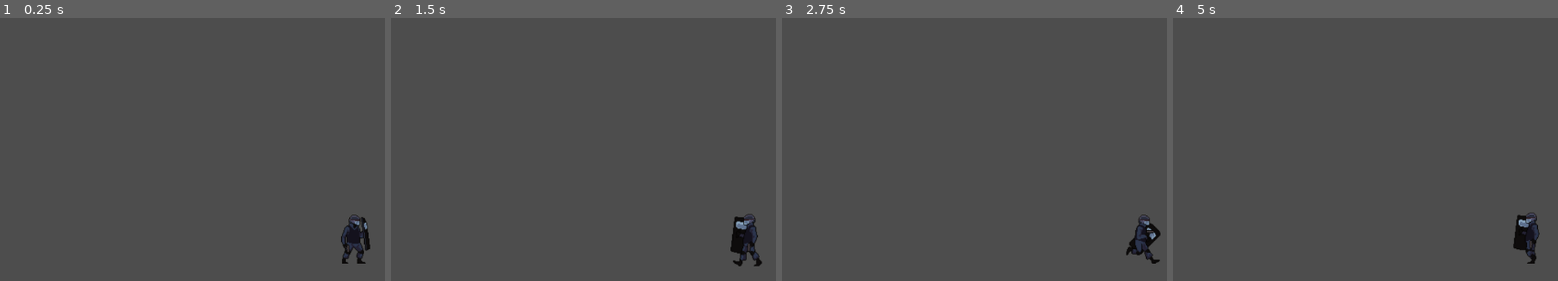
Above: before the commit, frames 1-4 (left to right).
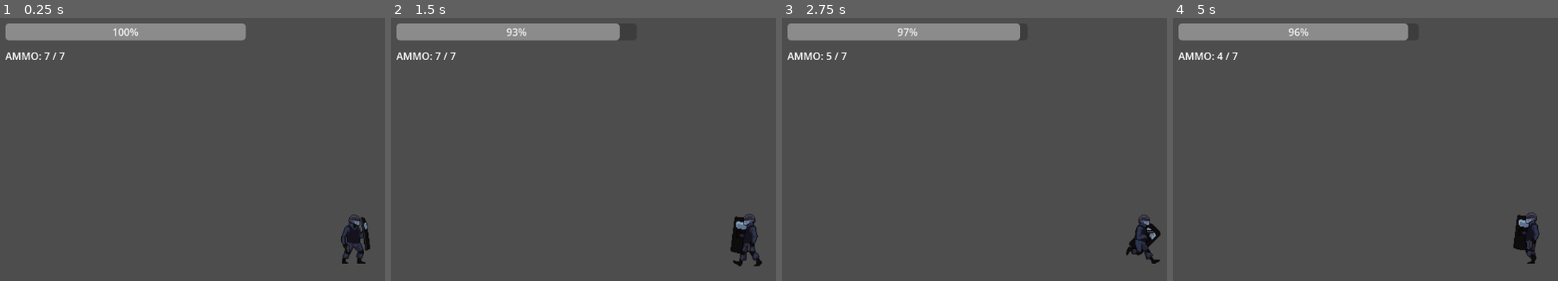
Above: after the commit, the same moments.

Repository: naufal-ramadhan/IndividualGameDev
Game: Godot game, scene res://levels/Level0.tscn
The game is run twice, just before and just after one commit, with the same random seed, the same clock (stepped at 60 frames per second) and the same inputs.
Inputs (mouse positions are in pixels of both pictures, inside the frame that each line leads up to):
- Up to frame 1 (0.25 s): no input
- Up to frame 2 (1.5 s): tap Enter at 0.5 s; move the mouse to (outside the picture) at 0.52 s; hold D (move_right) 0.53-1.28 s; hold Shift (run) 0.53-1.28 s; right-click (outside the picture) at 0.8 s; move the mouse to (602, 236) at 1.27 s; hold A (move_left) from 1.28 s (still down); right-click (602, 236) at 1.35 s
- Up to frame 3 (2.75 s): click (993, 236) at 1.55 s; move the mouse to (outside the picture) at 2.02 s; release A (move_left) at 2.03 s; hold D (move_right) from 2.03 s (still down); hold Shift (run) from 2.03 s (still down); click (outside the picture) at 2.1 s
- Up to frame 4 (5 s): move the mouse to (outside the picture) at 2.77 s; release Shift (run) at 2.78 s; tap Shift (run) at 2.85, 4.55 s; right-click (outside the picture) at 3.05 s; move the mouse to (outside the picture) at 3.52 s; release D (move_right) at 3.53 s; hold Right mouse button (shield) 3.53-4.28 s; hold A (move_left) from 3.53 s (still down); click (outside the picture) at 3.8 s; tap R (reload) at 4.15 s; move the mouse to (1311, 154) at 4.27 s; click (1311, 154) at 4.35 s

The runs differ from the first frame. In frame 1, 4.3% of the frame differs, in the area x 1-64%, y 2-16%; in frame 2, 4.0%; in frame 3, 4.2%; in frame 4, 4.1%.

Commit message:
feat: add ammo and stamina bar, and is_exhausted state.

Diff:
--- a/characters/player/Player.tscn
+++ b/characters/player/Player.tscn
@@ -514,3 +514,19 @@
 shape = SubResource("RectangleShape2D_5brr7")
 
 [node name="Muzzle" type="Marker2D" parent="." unique_id=494818935]
+
+[node name="UI" type="CanvasLayer" parent="." unique_id=18200596]
+
+[node name="AmmoLabel" type="Label" parent="UI" unique_id=1654605720]
+offset_left = 20.0
+offset_top = 60.0
+offset_right = 106.0
+offset_bottom = 83.0
+text = "AMMO: 7/7"
+
+[node name="StaminaBar" type="ProgressBar" parent="UI" unique_id=408677605]
+offset_left = 20.0
+offset_top = 20.0
+offset_right = 400.0
+offset_bottom = 47.0
+value = 100.0
--- a/characters/player/player.gd
+++ b/characters/player/player.gd
@@ -2,30 +2,33 @@
 
 # --- KONSTANTA ---
 const SPEED = 200.0
-const RUN_SPEED = 320.0 # Tambahan: Kecepatan lari
+const RUN_SPEED = 320.0
 const STAMINA_DRAIN_RATE = 20.0
-const STAMINA_DRAIN_RUN = 10.0 # Tambahan: Konsumsi stamina lari per detik
+const STAMINA_DRAIN_RUN = 10.0
 const STAMINA_REGEN_RATE = 15.0
-const MAX_AMMO = 7 # Tambahan: Maksimal peluru
+const MIN_STAMINA_RECOVERY = 30.0
+const MAX_AMMO = 7
 const ZOOM_DEFAULT = Vector2(1.2, 1.2) # Zoom normal saat jalan
 const ZOOM_SHIELD = Vector2(1.5, 1.5)  # Zoom in saat pakai tameng
 
 # --- VARIABEL STATUS ---
 var current_stamina = 100.0
-var current_ammo = MAX_AMMO # Tambahan: Peluru saat ini
+var current_ammo = MAX_AMMO
 var is_shielding = false
 var is_shooting = false
-var is_running = false # Tambahan
-var is_reloading = false # Tambahan
+var is_running = false
+var is_reloading = false
+var is_exhausted = false
 
 # --- REFERENSI NODE ---
 @onready var anim = $CharacterVisualAnimated
 @onready var shield_sensor = $ShieldSensor
 @onready var muzzle = $Muzzle
 @onready var camera = $Camera
+@onready var ammo_label = $UI/AmmoLabel
+@onready var stamina_bar = $UI/StaminaBar
 
 func _ready():
-	# Kode di sini hanya akan dijalankan SATU KALI saat game baru mulai
 	shield_sensor.position.x = 15
 	muzzle.position.x = 20
 
@@ -35,18 +38,16 @@
 	is_running = Input.is_action_pressed("run") and direction != 0 and not is_shielding and not is_reloading and not is_shooting and current_stamina > 0
 	var current_speed = RUN_SPEED if is_running else SPEED
 
-	# --- LOGIKA GERAK & LOCK (Berhenti jika sedang Shield, Nembak, atau Reload) ---
 	if is_shielding or is_shooting or is_reloading:
-		velocity.x = 0 # Karakter diam total, animasi kaki tidak akan meluncur
+		velocity.x = 0
 	else:
 		if direction:
 			velocity.x = direction * current_speed
-			# --- LOGIKA FLIP BERDASARKAN INPUT A/D ---
-			if direction > 0: # Hadap Kanan (Tombol D)
+			if direction > 0:
 				anim.flip_h = false
 				shield_sensor.position.x = 15
 				muzzle.position.x = abs(muzzle.position.x)
-			else: # Hadap Kiri (Tombol A)
+			else:
 				anim.flip_h = true
 				shield_sensor.position.x = -15
 				muzzle.position.x = -abs(muzzle.position.x)
@@ -57,55 +58,49 @@
 	update_animations(direction)
 
 func _process(delta):
-	# --- LOGIKA TAMENG & STAMINA ---
-	if Input.is_action_pressed("shield") and current_stamina > 0 and not is_reloading:
+	if current_stamina <= 0:
+		is_exhausted = true
+	elif current_stamina >= MIN_STAMINA_RECOVERY:
+		is_exhausted = false
+
+	if Input.is_action_pressed("shield") and not is_exhausted and not is_reloading:
 		is_shielding = true
 		current_stamina -= STAMINA_DRAIN_RATE * delta
 	else:
 		is_shielding = false
-		# Stamina berkurang kalau lari, bertambah kalau santai
 		if is_running:
 			current_stamina -= STAMINA_DRAIN_RUN * delta
 		elif current_stamina < 100.0:
 			current_stamina += STAMINA_REGEN_RATE * delta
 
-	# --- LOGIKA MENEMBAK ---
-	# Ditambah validasi: gak bisa nembak saat reload
+	current_stamina = clamp(current_stamina, 0.0, 100.0)
+
 	if Input.is_action_just_pressed("shoot") and not is_shielding and not is_reloading:
 		shoot()
 
-	# --- LOGIKA RELOAD ---
 	if Input.is_action_just_pressed("reload") and current_ammo < MAX_AMMO and not is_reloading and not is_shielding:
 		reload()
 
-	var target_zoom = Vector2(1.2, 1.2) # Zoom normal saat jalan
+	var target_zoom = Vector2(1.2, 1.2)
 	if is_shielding:
-		target_zoom = Vector2(1.5, 1.5) # Zoom in saat angkat tameng
-
-	# lerp bikin pergerakan kameranya mulus, angka 5.0 itu kecepatan transisinya
+		target_zoom = Vector2(1.5, 1.5)
 	camera.zoom = camera.zoom.lerp(target_zoom, 5.0 * delta)
 
+	ammo_label.text = "AMMO: " + str(current_ammo) + " / " + str(MAX_AMMO)
+	stamina_bar.value = current_stamina
+
 func update_animations(direction):
-	# 1. Prioritas Ekstra: Reload
 	if is_reloading:
-		anim.play("reload") # Pastikan ada animasi bernama "reload"
-
-	# 2. Prioritas Tertinggi: Menembak
+		anim.play("reload")
 	elif is_shooting:
 		anim.play("shoot")
-
-	# 3. Prioritas Kedua: Pakai Tameng
 	elif is_shielding:
 		anim.play("shield")
-
-	# 4. Prioritas Ketiga: Bergerak/Lari (Hanya jika tidak shielding)
 	elif direction != 0 and not is_shielding:
 		if is_running:
-			anim.play("run") # Pastikan ada animasi bernama "run"
+			anim.play("run")
 		else:
 			anim.play("walk")
-
-	# 5. Kondisi Terakhir: Diam
 	else:
 		anim.play("idle")
 
@@ -128,7 +123,6 @@
 	anim.play("reload")
 	print("Reloading...")
 
-	# Waktu tunggu simulasi reload (misal 1 detik)
 	await get_tree().create_timer(1.0).timeout
 
 	current_ammo = MAX_AMMO
